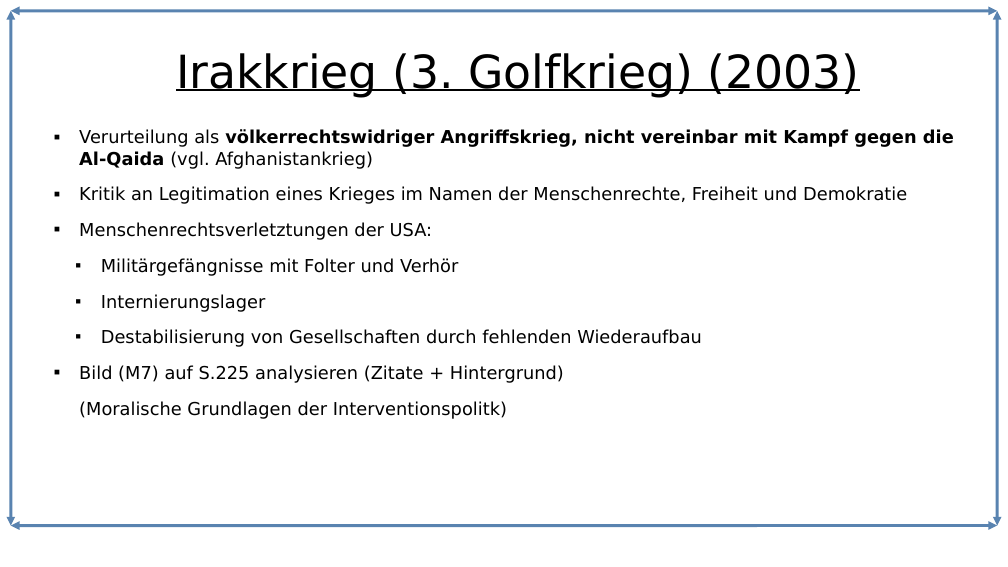
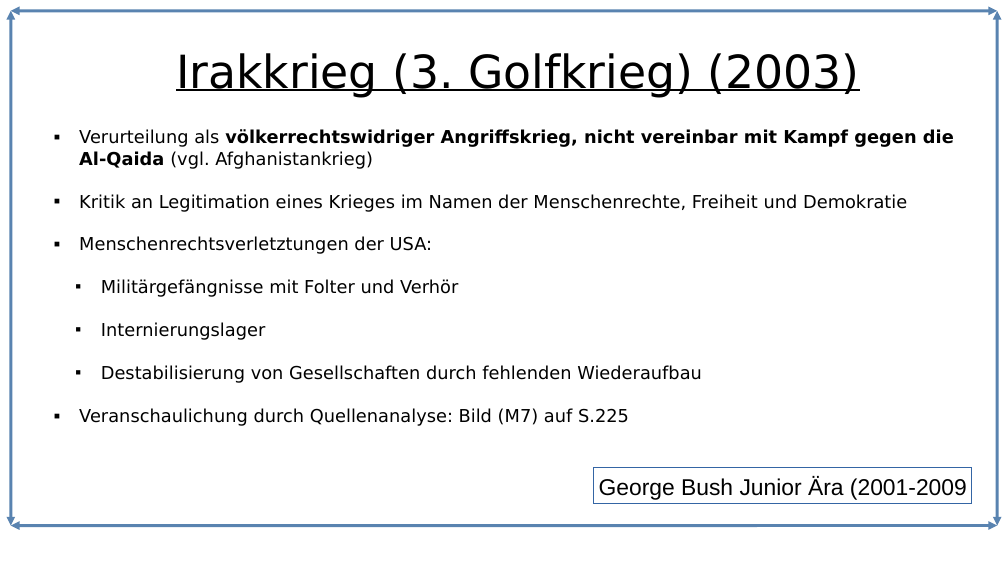
Before and after one commit to Lacrimus/Referat-Geschichte-USA-die-einzig-verbleibende-Weltmacht-, a slide deck: slide 11 of USA-die-einzig-verbleibende-Weltmacht.odp (slide 9 before the commit). Drawn at 1008x567 pixels with LibreOffice and Linux fonts; fonts in the diff are those of the drawing. Boxes give left, top, right and bottom in pixels: in the first picture for what was removed or moved away, otherwise in the second. Text is boxed around its words. In the diff, an @@ line names an element or a change of style, - is before the commit and + after.

```diff
--- a/USA-die-einzig-verbleibende-Weltmacht.odp
+++ b/USA-die-einzig-verbleibende-Weltmacht.odp
@@ text at box(79, 129, 954, 383): more space between paragraphs @@
@@ text at box(79, 408, 629, 426): text changed @@
-■ Bild (M7) auf S.225 analysieren (Zitate + Hintergrund)
-(Moralische Grundlagen der Interventionspolitk)
+■ Veranschaulichung durch Quellenanalyse: Bild (M7) auf S.225
@@ rectangle added at box(595, 468, 972, 504), fill #FFFFFF, outline #3465A4 0 pt, 18 pt, text #000000 @@
+George Bush Junior Ära (2001-2009
```
Also in this commit, not shown: 16 other slides changed, 3 slides added, 1 slide removed, 9 other files.
